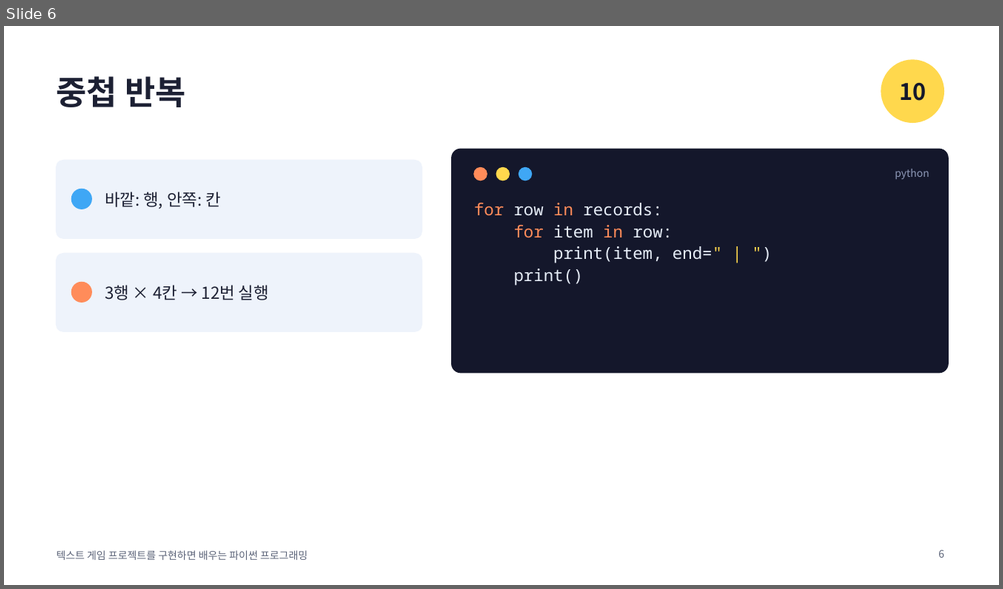
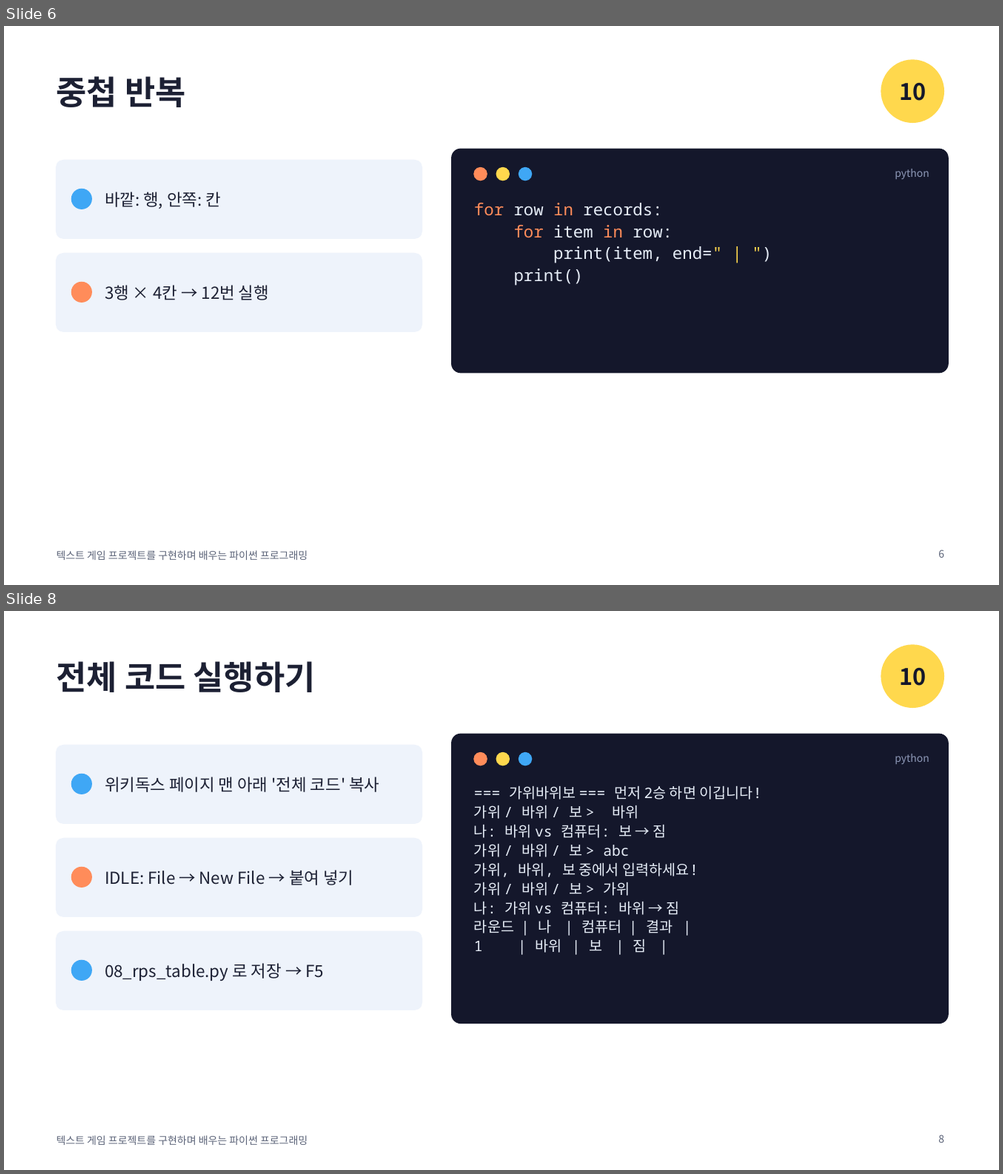
Before and after one commit to nabilera1/python_lecture_game_pingpong, a slide deck: slides/10-2d-list.pptx. Shown one above the other, each under a label of ours: slide 6 before the commit, slides 6 and 8 after it; the slides between them are not shown. The pictures are 1003x589 and 1003x1174 pixels, drawn with LibreOffice and Linux fonts; fonts in the diff are those of the drawing. Boxes give left, top, right and bottom in pixels: in the first picture for what was removed or moved away, otherwise in the second. Text is boxed around its words. In the diff, an @@ line names an element or a change of style, - is before the commit and + after.

```diff
--- a/slides/10-2d-list.pptx
+++ b/slides/10-2d-list.pptx
@@ slide 8 added at (4,611,999,1170), background #FFFFFF; not listed: 1 template element that a slide beside it also shows @@
@@ ellipse added at (881,644,944,708), fill #FFD84D @@
@@ title added at (57,661,316,692), 32 pt, text #1C2033, bold @@
+전체 코드 실행하기
@@ text added at (899,668,925,686), 22 pt, text #14172B, bold @@
+10
@@ rounded rectangle added at (452,734,948,1024), fill #14172B, outline #14172B 1 pt @@
@@ rounded rectangle added at (57,745,422,823), fill #EEF3FB, outline #EEF3FB 1 pt @@
@@ ellipse added at (474,753,486,766), fill #FF8C5A, outline #FF8C5A 1 pt @@
@@ ellipse added at (496,753,509,766), fill #FFD84D, outline #FFD84D 1 pt @@
@@ ellipse added at (519,753,532,766), fill #3FA7F5, outline #3FA7F5 1 pt @@
@@ text added at (894,754,929,764), 10 pt, text #8E99B8 @@
+python
@@ ellipse added at (71,774,92,795), fill #3FA7F5 @@
@@ text added at (105,777,379,792), 16 pt, text #1C2033 @@
+위키독스 페이지 맨 아래 '전체 코드' 복사
@@ text added at (474,786,761,953), 14 pt, text #E6EDF7 @@
+=== 가위바위보 === 먼저 2승 하면 이깁니다!
+가위 / 바위 / 보 > 바위
+나: 바위 vs 컴퓨터: 보 → 짐
+가위 / 바위 / 보 > abc
+가위, 바위, 보 중에서 입력하세요!
+가위 / 바위 / 보 > 가위
+나: 가위 vs 컴퓨터: 바위 → 짐
+라운드 | 나 | 컴퓨터 | 결과 |
+1 | 바위 | 보 | 짐 |
@@ rounded rectangle added at (57,839,422,917), fill #EEF3FB, outline #EEF3FB 1 pt @@
@@ ellipse added at (71,867,92,888), fill #FF8C5A @@
@@ text added at (105,870,353,886), 16 pt, text #1C2033 @@
+IDLE: File → New File → 붙여 넣기
@@ rounded rectangle added at (57,932,422,1010), fill #EEF3FB, outline #EEF3FB 1 pt @@
@@ ellipse added at (71,960,92,981), fill #3FA7F5 @@
@@ text added at (105,963,324,981), 16 pt, text #1C2033 @@
+08_rps_table.py 로 저장 → F5
@@ page number added at (938,1135,944,1143), 10 pt, text #5B6378 @@
+8
@@ slide 6 changed as well @@
@@ text at (57,551,307,560): text changed @@
-텍스트 게임 프로젝트를 구현하면 배우는 파이썬 프로그래밍
+텍스트 게임 프로젝트를 구현하며 배우는 파이썬 프로그래밍
```
Also in this commit, not shown: 8 other slides changed, 1 other slide added, 54 other files.
